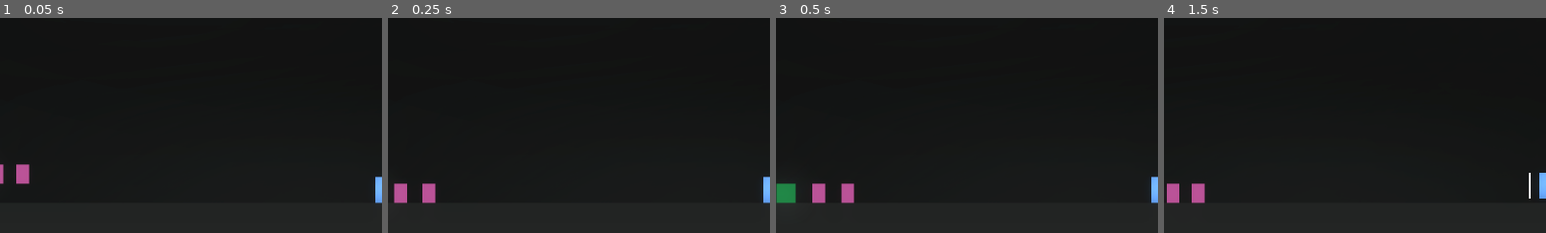
Above: before the commit, frames 1-4 (left to right).
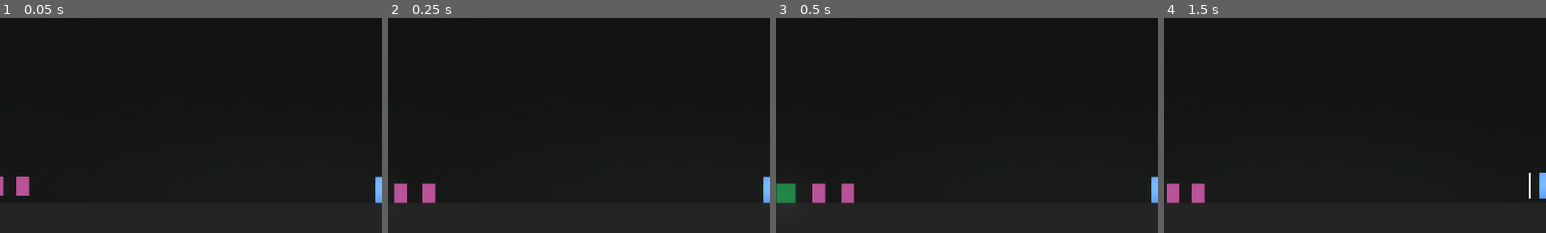
Above: after the commit, the same moments.

Repository: HeroHunterIguess/untitled-wip-game
Game: Godot game, scene res://scenes/worlds/main_world.tscn
Two runs of this game, one before a commit and one after it. Both use one fixed random seed, a clock stepped at 60 frames per second and the inputs below. The engine's default icon, where the game draws it, is replaced by a stand-in: a white triangle on a blue panel in a dark square.
Inputs (mouse positions are % of the whole screen's width and height, from its top left):
- Up to frame 1 (0.05 s): no input
- Up to frame 2 (0.25 s): no input
- Up to frame 3 (0.5 s): no input
- Up to frame 4 (1.5 s): move the mouse to (72, 45) at 0.52 s; hold D (right) from 0.53 s (still down); tap Q (burst) at 0.6 s; tap Space (double jump) at 0.77 s; click (72, 45) at 0.8 s; move the mouse to (30, 55) at 1.27 s; click (30, 55) at 1.35 s
The pictures show only the part of the screen within x 0-50%, y 50-100%; the shares and areas given below are measured in that part.

The runs differ from the first frame. In frame 1, 0.5% of the frame differs, in the area x 0-8%, y 68-83%; in frame 2, nothing differs; in frame 3, nothing differs; in frame 4, nothing differs.

Commit message:
change basic melee hitbox

Diff:
--- a/scenes/attacks/basic_melee.tscn
+++ b/scenes/attacks/basic_melee.tscn
@@ -4,7 +4,7 @@
 [ext_resource type="Texture2D" uid="uid://chsrddhqvntxc" path="res://art/misc/attack.png" id="2_tpomu"]
 
 [sub_resource type="RectangleShape2D" id="RectangleShape2D_tpomu"]
-size = Vector2(64, 80)
+size = Vector2(19, 80)
 
 [node name="basic_melee" type="Area2D" unique_id=2095313411]
 script = ExtResource("1_tpomu")
--- a/scripts/game/attacks/basic_melee.gd
+++ b/scripts/game/attacks/basic_melee.gd
@@ -19,7 +19,9 @@
 			object.take_kb(KNOCKBACK, true)
 
 func _process(_delta):
-	if get_tree().root.find_child("player",true,false).to_local(self.global_position).x > 0:
+	if get_tree().root.find_child("player",true,false).to_local(self.global_position).x >= 0:
 		$Attack.global_position.x += 0.8
+		$CollisionShape2D.global_position.x += 0.8
 	else:
 		$Attack.global_position.x -= 0.8
+		$CollisionShape2D.global_position.x -= 0.8
--- a/scripts/game/game_control.gd
+++ b/scripts/game/game_control.gd
@@ -35,7 +35,7 @@
 		offset = 0
 
 	# set y to a value close to ground
-	object.global_position.y = 500
+	object.global_position.y = 530
 
 
 func _ready():
--- a/scripts/game/player.gd
+++ b/scripts/game/player.gd
@@ -181,7 +181,7 @@
 		add_child(melee_attack)
 
 		# spawn on correct side of player
-		if get_local_mouse_position().x > 0:
+		if get_local_mouse_position().x >= 0:
 			melee_attack.global_position = Vector2(self.global_position.x + 35, self.global_position.y)
 		if get_local_mouse_position().x < 0:
 			melee_attack.global_position = Vector2(self.global_position.x - 35, self.global_position.y)
